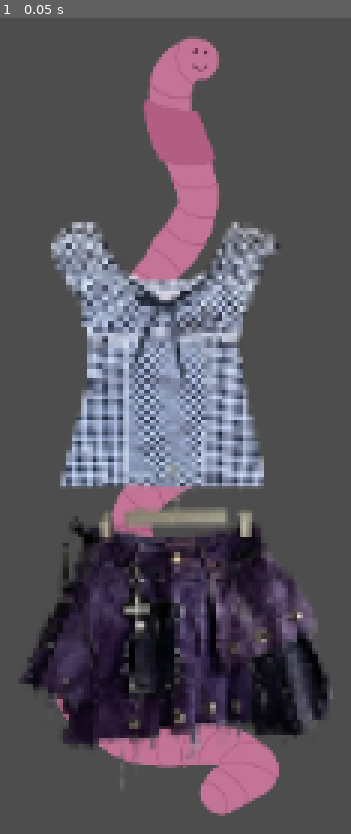
Above: before the commit, frame 1.
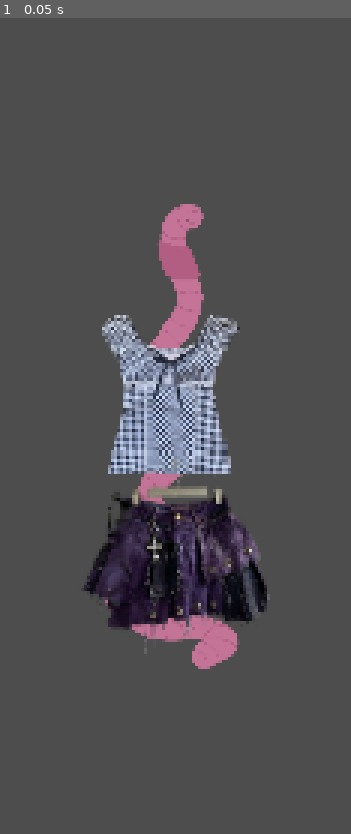
Above: after the commit, the same moment.

Repository: WiktorKociuba/worm-up
Game: Godot game, scene res://character_body_2d.tscn
Same seed, same stepped clock (60 frames per second), same inputs: the game is played once before the commit and once after it.
Inputs:
- Up to frame 1 (0.05 s): no input

The runs differ from the first frame. In frame 1, 35% of the frame differs, in the area x 5-95%, y 2-98%.

Commit message:
added wardrobe textures

Diff:
--- a/project.godot
+++ b/project.godot
@@ -18,6 +18,11 @@
 [autoload]
 
 Clothes="*uid://b2nmnxr87tmas"
+
+[display]
+
+window/size/viewport_width=1920
+window/size/viewport_height=1080
 
 [input]
 
--- a/wardrobe.tscn
+++ b/wardrobe.tscn
@@ -6,36 +6,37 @@
 [ext_resource type="Texture2D" uid="uid://b2ftkcwhphdb6" path="res://clothes/bottom/bottom1.png" id="3_rr0sa"]
 [ext_resource type="Texture2D" uid="uid://d0jgqeej543sf" path="res://clothes/top/top2.png" id="4_rr0sa"]
 [ext_resource type="Texture2D" uid="uid://cpr17s041rhqa" path="res://clothes/bottom/bottom2.png" id="4_sp7kv"]
+[ext_resource type="Texture2D" uid="uid://dekihuefd86y8" path="res://Grafika_bez_nazwy (16).png" id="4_xgcoa"]
 [ext_resource type="Texture2D" uid="uid://cei1fmyuvnip" path="res://clothes/top/top3.png" id="5_sp7kv"]
 [ext_resource type="Texture2D" uid="uid://c3obqmkej71ka" path="res://clothes/top/top4.png" id="6_b1k6g"]
 [ext_resource type="Texture2D" uid="uid://di7hdbk5n00se" path="res://clothes/top/top5.png" id="7_uq810"]
 [ext_resource type="Texture2D" uid="uid://c8owsf4oeii1r" path="res://clothes/top/top6.png" id="8_xgcoa"]
 [ext_resource type="Texture2D" uid="uid://b68xcblln4ool" path="res://clothes/top/top7.png" id="9_veeku"]
 [ext_resource type="Texture2D" uid="uid://ckgnrrdgcfvo2" path="res://clothes/top/top8.png" id="10_c1gm6"]
+[ext_resource type="Texture2D" uid="uid://lwiyow43owf5" path="res://Grafika_bez_nazwy (8).png" id="13_sp7kv"]
 
 [node name="wardrobe" type="Node2D" unique_id=1271117142]
 script = ExtResource("2_g2r1m")
 
+[node name="GrafikaBezNazwy(8)" type="Sprite2D" parent="." unique_id=972759321]
+position = Vector2(-26, -134)
+scale = Vector2(0.9085751, 0.73612803)
+texture = ExtResource("13_sp7kv")
+
+[node name="GrafikaBezNazwy(16)" type="Sprite2D" parent="." unique_id=2057902067]
+position = Vector2(357.99997, -11.499996)
+scale = Vector2(0.32324216, 0.2680664)
+texture = ExtResource("4_xgcoa")
+
 [node name="CharacterBody2D" parent="." unique_id=239766747 instance=ExtResource("2_kft4c")]
-position = Vector2(-6, -82)
-
-[node name="ChooseClothesType" type="ItemList" parent="CharacterBody2D" unique_id=255274559]
-offset_left = 222.0
-offset_top = -186.0
-offset_right = 448.0
-offset_bottom = -146.0
-item_count = 4
-max_columns = 4
-item_0/text = "Head"
-item_1/text = "Neck"
-item_2/text = "Top"
-item_3/text = "Bottom"
+position = Vector2(-22, -59)
 
 [node name="BottomItemList" type="ItemList" parent="." unique_id=1510440075]
-offset_left = 216.0
-offset_top = -228.0
-offset_right = 442.0
-offset_bottom = 93.0
+visible = false
+offset_left = 230.00003
+offset_top = -188.0
+offset_right = 456.00003
+offset_bottom = 133.0
 item_count = 2
 max_columns = 2
 fixed_icon_size = Vector2i(100, 100)
@@ -43,11 +44,10 @@
 item_1/icon = ExtResource("4_sp7kv")
 
 [node name="TopItemList" type="ItemList" parent="." unique_id=440612935]
-visible = false
-offset_left = 216.0
-offset_top = -228.0
-offset_right = 442.0
-offset_bottom = 93.0
+offset_left = 230.0
+offset_top = -188.0
+offset_right = 456.0
+offset_bottom = 133.0
 item_count = 8
 max_columns = 3
 fixed_icon_size = Vector2i(100, 100)
@@ -62,20 +62,32 @@
 
 [node name="NeckItemList" type="ItemList" parent="." unique_id=1188148195]
 visible = false
-offset_left = 216.0
-offset_top = -228.0
-offset_right = 442.0
-offset_bottom = 93.0
+offset_left = 230.0
+offset_top = -188.0
+offset_right = 456.0
+offset_bottom = 133.0
 
 [node name="HeadItemList" type="ItemList" parent="." unique_id=1826214435]
 visible = false
-offset_left = 216.0
+offset_left = 230.0
+offset_top = -188.0
+offset_right = 456.0
+offset_bottom = 133.0
+
+[node name="ChooseClothesType" type="ItemList" parent="." unique_id=255274559]
+offset_left = 230.00003
 offset_top = -228.0
-offset_right = 442.0
-offset_bottom = 93.0
+offset_right = 456.00003
+offset_bottom = -188.0
+item_count = 4
+max_columns = 4
+item_0/text = "Head"
+item_1/text = "Neck"
+item_2/text = "Top"
+item_3/text = "Bottom"
 
-[connection signal="item_clicked" from="CharacterBody2D/ChooseClothesType" to="." method="_on_choose_clothes_type_item_clicked"]
 [connection signal="item_clicked" from="BottomItemList" to="." method="_on_bottom_item_list_item_clicked"]
 [connection signal="item_clicked" from="TopItemList" to="." method="_on_top_item_list_item_clicked"]
 [connection signal="item_clicked" from="NeckItemList" to="." method="_on_neck_item_list_item_clicked"]
 [connection signal="item_clicked" from="HeadItemList" to="." method="_on_head_item_list_item_clicked"]
+[connection signal="item_clicked" from="ChooseClothesType" to="." method="_on_choose_clothes_type_item_clicked"]
Binary file added: Grafika_bez_nazwy (15).png
Not shown, added: Grafika_bez_nazwy (15).png.import
Binary file added: Grafika_bez_nazwy (16).png
Not shown, added: Grafika_bez_nazwy (16).png.import
Binary file added: Grafika_bez_nazwy (8).png
Not shown, added: Grafika_bez_nazwy (8).png.import
